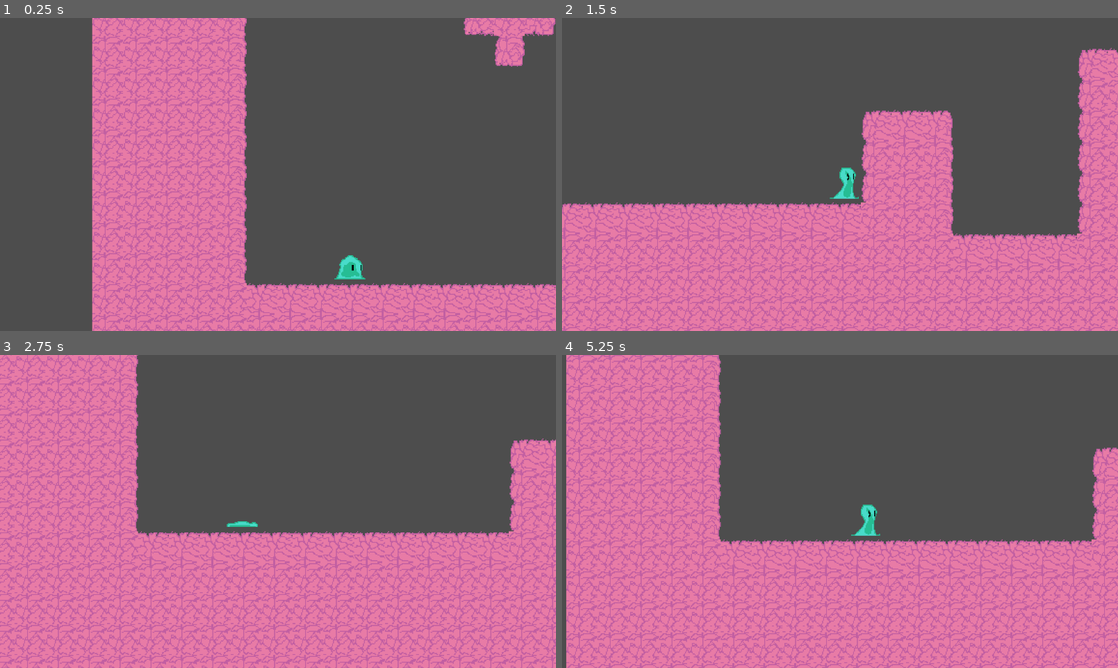
Above: before the commit, frames 1-4 (two rows, left to right).
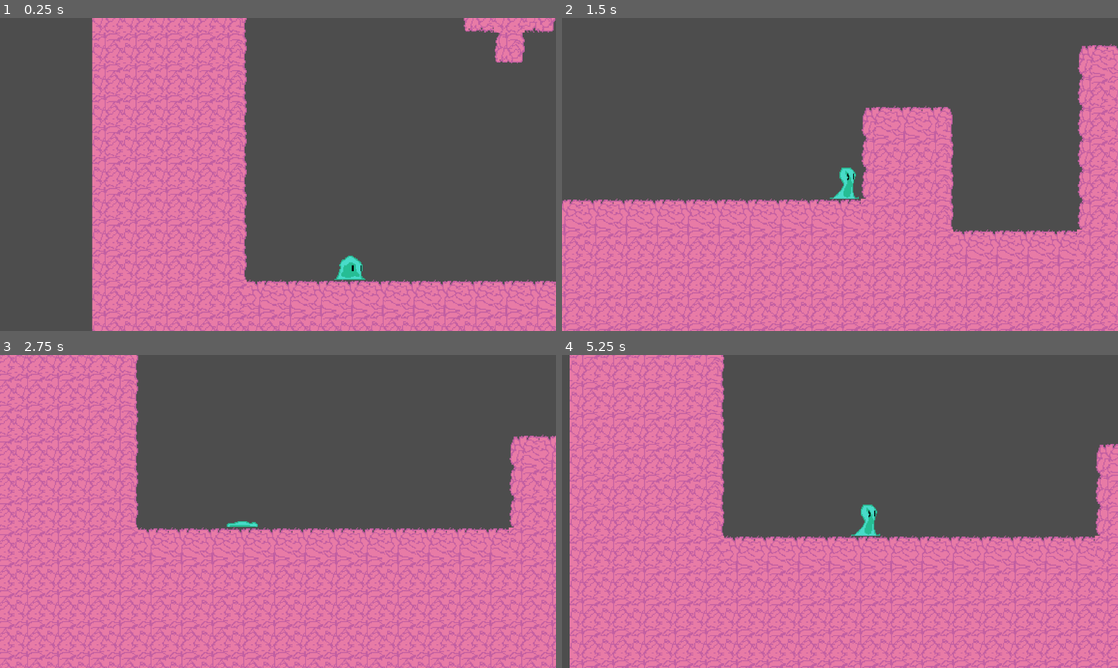
Above: after the commit, the same moments.

Repository: HeyItsEquin/Platformer
Game: Godot game, scene res://Game.tscn
Two runs of this game, one before a commit and one after it. Both use one fixed random seed, a clock stepped at 60 frames per second and the inputs below.
Inputs:
- Up to frame 1 (0.25 s): no input
- Up to frame 2 (1.5 s): hold Ctrl (burrow) 0.53-1.28 s; hold D (move_right) from 0.53 s (still down); tap W (move_up) at 0.77 s; tap Ctrl (burrow) at 1.35 s
- Up to frame 3 (2.75 s): tap W (move_up) at 1.52 s; release D (move_right) at 2.03 s; hold A (move_left) from 2.03 s (still down); hold Ctrl (burrow) from 2.03 s (still down)
- Up to frame 4 (5.25 s): release A (move_left) at 2.78 s; release Ctrl (burrow) at 2.78 s; hold D (move_right) 2.78-4.28 s; tap Ctrl (burrow) at 2.85, 4.35 s; tap W (move_up) at 3.02, 3.77, 4.52 s; hold Ctrl (burrow) 3.53-4.28 s; hold A (move_left) 4.28-5.03 s; hold D (move_right) from 5.03 s (still down); hold Ctrl (burrow) from 5.03 s (still down)

The runs differ from the first frame. In frame 1, 14% of the frame differs, in the area x 16-100%, y 0-100%; in frame 2, 19%; in frame 3, 23%, in the area x 0-100%, y 0-100%; in frame 4, 23%.

Commit message:
Whoopsies might've commited something that didn't work, teehee :3

Diff:
--- a/player.gd
+++ b/player.gd
@@ -5,7 +5,7 @@
 @export var jump_force = 500
 @export var jump_cut_multiplier = 0.5 #Multiplier for gravity when a jump is cut off
 @export var fall_gravity_multiplier = 1.8 # Gravitational multiplier when falling from a jump
-@export var collision_height = 32.0 # Hitbox height
+@export var collision_height = 24.0 # Hitbox height
 @export var collision_height_burrowed = 8.0 # Hitbox height while burrowed
 
 const GRAVITY = 980
@@ -96,8 +96,7 @@
 
 	if Input.is_action_pressed("burrow"):
 		enter_burrow()
-
-	if Input.is_action_just_released("burrow"):
+	else:
 		exit_burrow()
 
 func jump() -> void:
@@ -122,7 +121,7 @@
 	is_burrowed = true
 
 func exit_burrow() -> void:
-	if not is_burrowed:
+	if not can_exit_burrow():
 		return
 
 	is_burrowing = true
@@ -130,6 +129,9 @@
 	$PlayerSprite.play("enter_burrow", -1.6, true)
 	await get_tree().create_timer($PlayerSprite.sprite_frames.get_animation_speed("enter_burrow") * ENTER_BURROW_FRAMES / 60.0).timeout
 	is_burrowing = false
+
+func can_exit_burrow() -> bool:
+	return is_burrowed
 
 func move(dir: MoveDir) -> void:
 	if dir == MoveDir.RIGHT and should_move:
